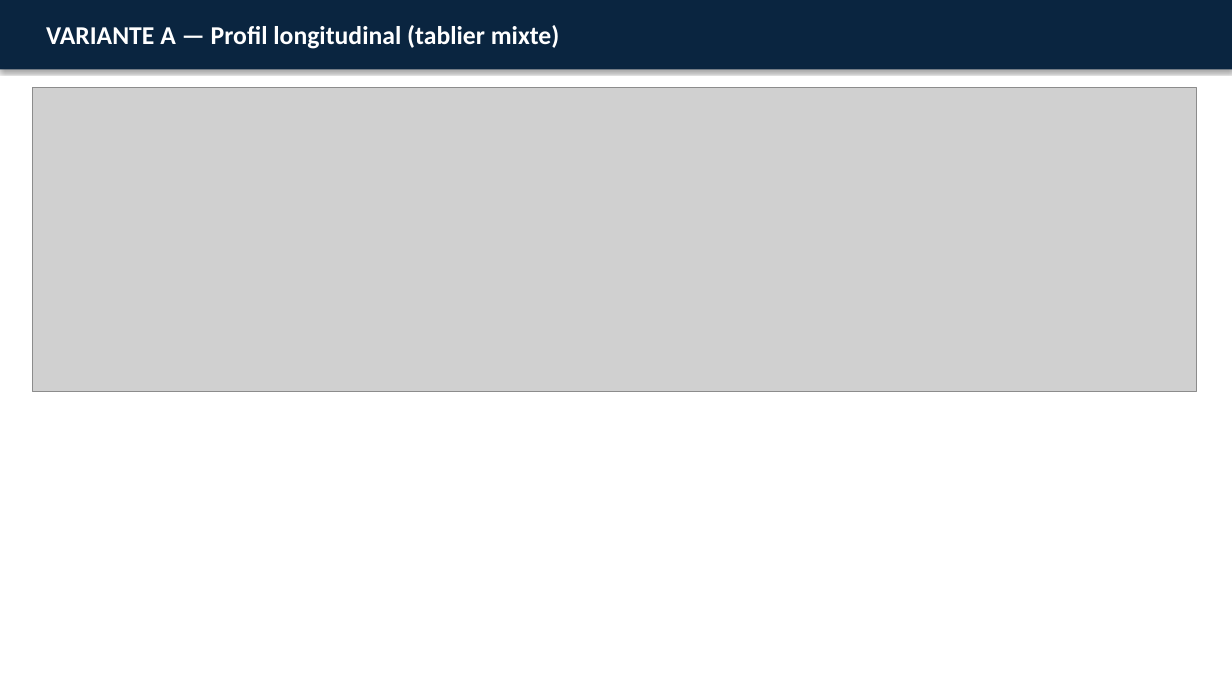
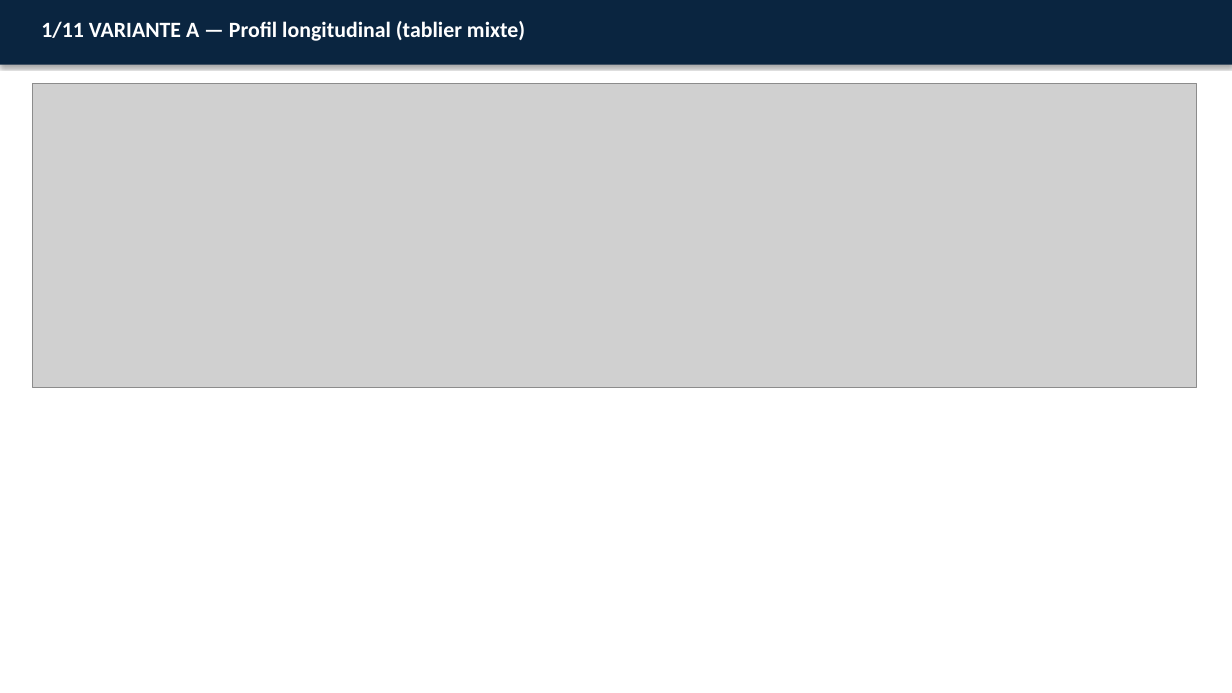
Before and after one commit to Mamady10/konadata-pwa, a slide deck: slide 1 of exports/Conceptions_Architecturales_Variantes_Pont.pptx (slide 2 before the commit). Drawn at 1232x693 pixels with LibreOffice and Linux fonts; fonts in the diff are those of the drawing; grey boxes stand for pictures. Boxes give left, top, right and bottom in pixels: in the first picture for what was removed or moved away, otherwise in the second. Text is boxed around its words. In the diff, an @@ line names an element or a change of style, - is before the commit and + after.

```diff
--- a/exports/Conceptions_Architecturales_Variantes_Pont.pptx
+++ b/exports/Conceptions_Architecturales_Variantes_Pont.pptx
@@ rectangle: place and size @@
-rectangle at [0, 0, 1232, 69]
+rectangle at [0, 0, 1232, 65]
@@ text at [41, 21, 525, 41]: text changed; size 20 to 17 pt @@
-VARIANTE A — Profil longitudinal (tablier mixte)
+1/11 VARIANTE A — Profil longitudinal (tablier mixte)
@@ picture: place and size @@
-picture at [32, 88, 1197, 392]
+picture at [32, 83, 1197, 387]
```
Also in this commit, not shown: 9 other slides changed, 1 slide added, 3 slides removed, 8 other files.
